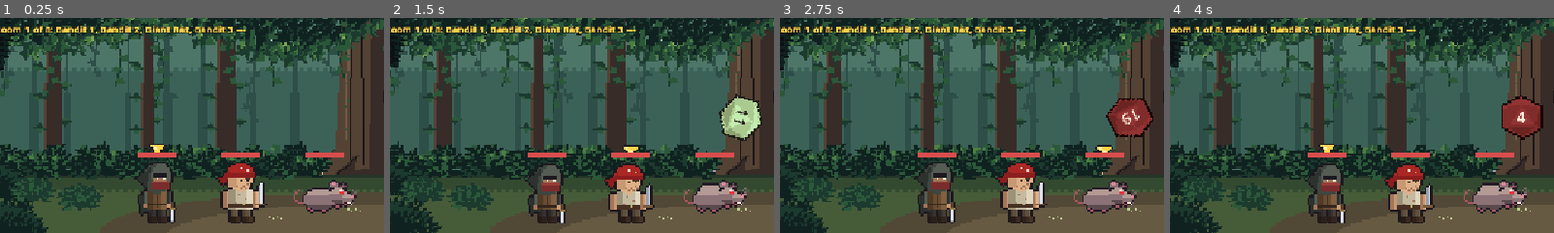
Above: before the commit, frames 1-4 (left to right).
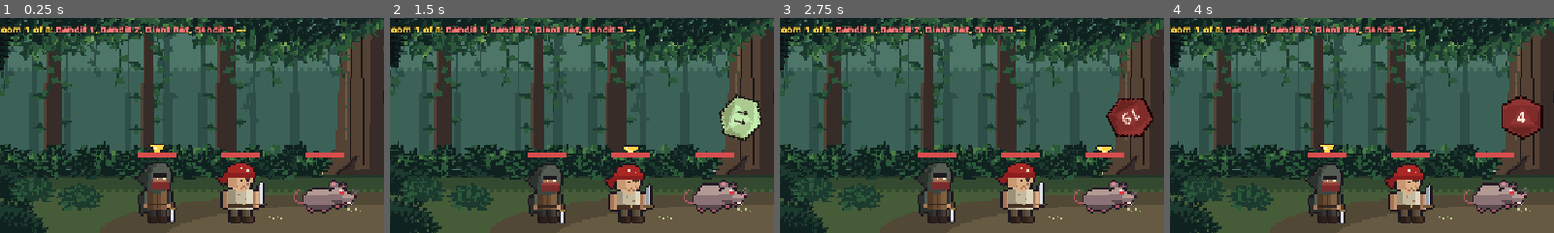
Above: after the commit, the same moments.

Repository: khasmn/project-k
Game: Godot game, scene res://scenes/combat/combat.tscn
The game is run twice, just before and just after one commit, with the same random seed, the same clock (stepped at 60 frames per second) and the same inputs. This scene is started directly instead of the project's main scene.
Inputs (mouse positions are % of the whole screen's width and height, from its top left):
- Up to frame 1 (0.25 s): no input
- Up to frame 2 (1.5 s): click (25, 52) at 0.52 s; click (36, 52) at 1.27 s
- Up to frame 3 (2.75 s): click (46, 52) at 2.02 s
- Up to frame 4 (4 s): click (57, 52) at 2.77 s; click "Bandit 1 5/5" at 3.5 s
The pictures show only the part of the screen within x 4-54%, y 11-61%; the shares and areas given below are measured in that part.

The runs differ from the first frame. In frame 1, 0.8% of the frame differs, in the area x 14-61%, y 3-7%; in frame 2, 0.8%; in frame 3, 0.8%; in frame 4, 0.8%.

Commit message:
Make the battle log easier to read
Co-Authored-By: Claude Opus 5.5 <noreply@anthropic.com>

Diff:
--- a/scripts/combat/combat_screen.gd
+++ b/scripts/combat/combat_screen.gd
@@ -28,6 +28,8 @@
 var hearts: HBoxContainer = HBoxContainer.new()  # lives left, next to Level in the HERO box
 var enemies: Array[Combatant] = []
 var target: Combatant  # the monster the hero attacks; click a card to change it
+var round_number: int = 0
+var hero_first: bool = true  # whoever moves first opens each round in the log
 var fight_over: bool = false  # true after a win or a flee, so Continue only works once
 var dice: DiceTray = DiceTray.new()
 var fx: FightFx = FightFx.new()
@@ -148,7 +150,8 @@
 		order += " Tie! %s first." % (
 			"%s (%s wins ties) goes" % [hero.display_name, hero.passive("wins_ties")] if hero.wins_ties else "The monsters go")
 	_log(order)
-	if hero_init > enemy_init or (hero_init == enemy_init and hero.wins_ties):
+	hero_first = hero_init > enemy_init or (hero_init == enemy_init and hero.wins_ties)
+	if hero_first:
 		_hero_turn()
 	else:
 		_enemy_turn()
@@ -179,6 +182,8 @@
 
 
 func _hero_turn() -> void:
+	if hero_first:
+		_new_round()
 	var turn_text: String = hero.start_turn()
 	if turn_text != "":
 		_log(turn_text)
@@ -467,6 +472,8 @@
 
 func _enemy_turn() -> void:
 	_set_buttons_enabled(false)
+	if not hero_first:
+		_new_round()
 	for foe in _alive():
 		%TurnLabel.text = "%s's turn..." % foe.display_name
 		# await pauses this function until the timer runs out, so the turns don't happen instantly.
@@ -774,27 +781,35 @@
 	%ItemButton.disabled = not enabled or Run.items.values().all(func(count: int) -> bool: return count == 0)
 
 
+func _new_round() -> void:
+	round_number += 1
+	_log("[color=%s]-- Round %d --[/color]" % [GRAY, round_number])
+
+
 func _log(text: String) -> void:
 	%Log.append_text(_highlight(text) + "\n")
 
 
-## Color names, passives, hits, misses and damage so a log line is easy to scan.
+## Color names (hero side green, monsters red, wherever they appear), passives, results and damage, and show the
+## dice math in {braces} in gray, so the result is what the eye finds first.
 func _highlight(text: String) -> String:
 	for passive in hero.passive_names.values():
 		text = text.replace(passive, "[color=%s]%s[/color]" % [PASSIVE_COLOR, passive])
-	var attackers: Array = [[hero, HERO_COLOR]]
+	var colors: Dictionary = {hero.display_name: HERO_COLOR}
 	for ally in allies:
-		attackers.append([ally, HERO_COLOR])
+		colors[ally.display_name] = HERO_COLOR
 	for foe in enemies:
-		attackers.append([foe, ENEMY_COLOR])
-	for fighter in attackers:
-		var name_text: String = fighter[0].display_name + " attacks"
-		if text.begins_with(name_text):
-			text = "[color=%s][b]%s[/b][/color]%s" % [fighter[1], name_text, text.substr(name_text.length())]
-	text = text.replace("CRITICAL HIT!", "[color=%s][b]CRITICAL HIT![/b][/color]" % GOLD)
-	text = text.replace(": hit!", ": [b]hit![/b]")
-	text = text.replace("automatic miss!", "[color=%s]automatic miss![/color]" % GRAY)
-	text = text.replace(": miss.", ": [color=%s]miss.[/color]" % GRAY)
-	text = text.replace("Damage:", "[color=%s]Damage:[/color]" % GRAY)
-	var damage: RegEx = RegEx.create_from_string("= (\\d+) damage")
-	return damage.sub(text, "= [b]$1 damage[/b]", true)
+		colors[foe.display_name] = ENEMY_COLOR
+	var names: Array = colors.keys()
+	names.sort_custom(func(a: String, b: String) -> bool: return a.length() > b.length())  # "Bandit Chief" before "Bandit"
+	var hits: Array[RegExMatch] = RegEx.create_from_string("\\b(%s)\\b" % "|".join(names)).search_all(text)
+	for i in range(hits.size() - 1, -1, -1):  # back to front, so the earlier positions stay right
+		var before: String = text.left(hits[i].get_start())
+		if before.count("{") > before.count("}"):
+			continue  # names inside the gray dice math stay gray
+		text = before + "[color=%s][b]%s[/b][/color]" % [colors[hits[i].get_string()], hits[i].get_string()] + text.substr(hits[i].get_end())
+	text = text.replace("{", "[color=%s](" % GRAY).replace("}", ")[/color]")
+	text = text.replace("CRITICAL HIT", "[color=%s][b]CRITICAL HIT[/b][/color]" % GOLD)
+	text = text.replace(" misses ", " [color=%s]misses[/color] " % GRAY)
+	var damage: RegEx = RegEx.create_from_string("(for|full|half,) (\\d+)( damage)?!")
+	return damage.sub(text, "$1 [b]$2$3[/b]!", true)
--- a/scripts/combat/combatant.gd
+++ b/scripts/combat/combatant.gd
@@ -185,12 +185,13 @@
 
 
 ## Attack roll (d20 + Attack) vs target's Armor; on a hit, roll damage (always at least 1).
-## Damage = weapon die + half Attack. A crit rolls the damage die twice. Returns two log lines, e.g.
-## "Warrior attacks Bandit: rolled 14, +5 Attack = 19 vs Armor 10: hit!"
-## "    Damage: sword (d8) rolled 7, +2 (half Attack) = 9 damage."
-## A skill can change the attack: "to_hit", "advantage", "extra_die" and an "effect" on a hit.
+## Damage = weapon die + half Attack. A crit rolls the damage die twice. The result comes first, the dice math
+## after it in {braces} (the battle log shows it in gray), e.g.
+## "Warrior hits Bandit for 9! {d20 14 +5 Attack = 19 vs Armor 10 | sword d8: 7 +2 half Attack}"
+## A skill can change the attack: "to_hit", "advantage", "extra_die" and an "effect" on a hit; its name leads the line.
 func strike(target: Combatant, move: Dictionary = {}) -> String:
-	var line: String = "%s attacks %s: " % [display_name, target.display_name]
+	var line: String = display_name + (" uses %s:" % move.name if move.has("name") else "")
+	var math: String = "d20 "
 	var mode: Dice.Mode = attack_mode(target, advantage or charmed or move.get("advantage", false))
 	charmed = false
 	var inspired: int = 0  # a companion's Howl: +power to hit and damage for a few attacks
@@ -203,20 +204,21 @@
 	var result: Dictionary = Dice.check(to_hit, target.armor(), mode, crit_min)
 	if result.fumble and lucky and not lucky_used:
 		lucky_used = true
-		line += "rolled %s, a natural 1! %s rerolls: " % [rolled_text(result.rolls, mode, target.display_name), passive("lucky")]
+		math += "%s, natural 1, %s rerolls: " % [rolled_text(result.rolls, mode, target.display_name), passive("lucky")]
 		result = Dice.check(to_hit, target.armor(), mode, crit_min)
-	var rolled: String = rolled_text(result.rolls, mode, target.display_name)
+	math += rolled_text(result.rolls, mode, target.display_name)
 	if result.fumble:
-		return line + "rolled %s, a natural 1: automatic miss!" % rolled
+		return "%s misses %s: natural 1! {%s}" % [line, target.display_name, math]
 	if result.crit:
-		line += "rolled %s, a natural %d: CRITICAL HIT!" % [rolled, result.natural]
+		math += " natural %d" % result.natural
 		if result.natural < 20:
-			line += " (%s: crits on %d or more)" % [passive("crit_min"), crit_min]
+			math += ", %s crits on %d or more" % [passive("crit_min"), crit_min]
 	else:
-		line += "rolled %s, %+d %s = %d vs Armor %d: %s" % [rolled, to_hit, attack_name + (" + Inspired" if inspired else ""),
-			result.total, target.armor(), "hit!" if result.success else "miss."]
+		if to_hit != 0:
+			math += " %+d %s = %d" % [to_hit, attack_name + (" + Inspired" if inspired else ""), result.total]
+		math += " vs Armor %d" % target.armor()
 		if not result.success:
-			return line
+			return "%s misses %s. {%s}" % [line, target.display_name, math]
 
 	var rolls: Array[int] = [Dice.roll(damage_die)]
 	if result.crit:
@@ -226,21 +228,21 @@
 	var dice_total: int = 0
 	for roll in rolls:
 		dice_total += roll
-	var damage_text: String = "%s (d%d) rolled %s" % [weapon, damage_die,
-		"twice: %d + %d" % [rolls[0], rolls[1]] if result.crit else str(rolls[0])]
+	math += " | %s d%d: %s" % [weapon, damage_die, "twice %d + %d" % [rolls[0], rolls[1]] if result.crit else str(rolls[0])]
 	if move.has("extra_die"):
-		damage_text += ", +d%d rolled %d" % [move.extra_die, rolls[-1]]
+		math += ", +d%d %d" % [move.extra_die, rolls[-1]]
 	var bonus: int = damage_from_attack() + damage_bonus + inspired
-	damage_text += ", %+d (half %s)" % [damage_from_attack(), attack_name]
+	if damage_from_attack() != 0:
+		math += " %+d half %s" % [damage_from_attack(), attack_name]
 	if inspired:
-		damage_text += ", %+d Inspired" % inspired
+		math += " %+d Inspired" % inspired
 	if damage_bonus != 0:
-		damage_text += ", %+d %s" % [damage_bonus, passive("damage_bonus")]
+		math += " %+d %s" % [damage_bonus, passive("damage_bonus")]
 	var damage: int = maxi(dice_total + bonus, 1)
-	damage_text += " = %d damage" % damage
 	if dice_total + bonus < 1:
-		damage_text += " (minimum 1)"
-	line += "\n    Damage: " + damage_text + "." + target.take_damage(damage)
+		math += ", minimum 1"
+	line += " %s %s for %d!" % ["lands a CRITICAL HIT on" if result.crit else "hits", target.display_name, damage]
+	line += target.take_damage(damage) + " {%s}" % math
 	if move.has("steal"):  # a Raven's Snatch: d3 gold times its power
 		var gold: int = Dice.roll(int(move.steal)) * power
 		Run.gold += gold
@@ -261,11 +263,10 @@
 	if effect.has("save"):
 		var stat: int = target.get(effect.save)
 		var result: Dictionary = Dice.check(stat, save_dc())
-		var line: String = "%s save: rolled %d, %+d %s = %d vs %d: " % [effect.save.capitalize(), result.natural, stat,
-			effect.save.capitalize(), result.total, save_dc()]
+		var math: String = " {%s save %d %+d = %d vs %d}" % [effect.save.capitalize(), result.natural, stat, result.total, save_dc()]
 		if result.success:
-			return line + "resists!"
-		return line + _set_status(target, effect, name)
+			return "%s resists the %s.%s" % [target.display_name, name, math]
+		return _set_status(target, effect, name) + math
 	return _set_status(target, effect, name)
 
 
@@ -274,7 +275,7 @@
 		target.statuses.stun = true
 		return "%s is stunned and loses its next turn!" % target.display_name
 	target.statuses[effect.status] = {"power": int(effect.power), "turns": int(effect.turns)}
-	return "%s: %d damage a turn for %d turns!" % [name, effect.power, effect.turns]
+	return "%s gets %s: %d damage a turn for %d turns!" % [target.display_name, name, effect.power, effect.turns]
 
 
 static func cooldown(skill: Dictionary) -> int:
@@ -290,7 +291,8 @@
 func use_skill(skill: Dictionary, foes: Array[Combatant], allies: Array[Combatant]) -> String:
 	energy -= int(skill.get("cost", 0))
 	ready_on[skill.name] = turn + cooldown(skill) + 1
-	var lines: PackedStringArray = ["%s uses %s!" % [display_name, skill.name]]
+	var attacks: bool = not (skill.has("shield") or skill.has("heal") or skill.has("charm") or skill.has("buff") or skill.has("save"))
+	var lines: PackedStringArray = [] if attacks else ["%s uses %s!" % [display_name, skill.name]]  # an attack names it in its line
 	if skill.has("shield"):
 		var shielded: Array = allies if skill.get("shield_all", false) else [self]
 		for ally: Combatant in shielded:
@@ -323,11 +325,12 @@
 	var die: int = int(skill.get("damage_die", damage_die))
 	var full: int = Dice.roll(die) + damage_from_attack()
 	var damage: int = maxi(full / 2 if result.success else full, 1)
-	var line: String = "%s: %s save rolled %d, %+d = %d vs %d: %s %d damage." % [foe.display_name,
-		skill.save.capitalize(), result.natural, stat, result.total, save_dc(),
-		"pass, half:" if result.success else "fail!", damage] + foe.take_damage(damage)
+	var line: String = "    %s %s the %s save: %s %d damage!" % [foe.display_name, "passes" if result.success else "fails",
+		skill.save.capitalize(), "half," if result.success else "full", damage] + foe.take_damage(damage)
 	if not result.success and foe.is_alive() and skill.has("effect"):
 		line += " " + _set_status(foe, skill.effect, skill.effect.status.capitalize())
+	line += " {%s save %d %+d = %d vs %d | d%d: %d%s}" % [skill.save.capitalize(), result.natural, stat, result.total, save_dc(),
+		die, full - damage_from_attack(), " %+d half %s" % [damage_from_attack(), attack_name] if damage_from_attack() else ""]
 	return line
 
 
--- a/tests/test_run.gd
+++ b/tests/test_run.gd
@@ -25,7 +25,8 @@
 	Dice.forced_rolls = [1, 12, 3]
 	_check("Lucky rerolls" in lucky.strike(Combatant.new(DUMMY)), "Lucky didn't reroll")
 	Dice.forced_rolls = [1]
-	_check("automatic miss" in lucky.strike(Combatant.new(DUMMY)), "Lucky rerolled twice in one fight")
+	var second: String = lucky.strike(Combatant.new(DUMMY))
+	_check("natural 1!" in second and not "rerolls" in second, "Lucky rerolled twice in one fight")
 	lucky.start_fight()
 	Dice.forced_rolls = [1, 12, 3]
 	_check("Lucky rerolls" in lucky.strike(Combatant.new(DUMMY)), "Lucky didn't reset for a new fight")
--- a/tests/test_skills.gd
+++ b/tests/test_skills.gd
@@ -68,7 +68,7 @@
 	foe = _dummy()
 	Dice.forced_rolls = [9, 1, 8]  # first hits (9 + 1 = 10), second misses (8 + 1 = 9)
 	var flurry: String = brawler.use_skill(brawler.skills[0], [foe], [brawler])
-	_check(flurry.count("attacks Dummy") == 2 and foe.hp == 48, "Flurry wrong: %d HP" % foe.hp)
+	_check(flurry.count("Flurry:") == 2 and foe.hp == 48, "Flurry wrong: %d HP" % foe.hp)
 
 	# Monster skills: Cleave adds a d4; Rally shields every ally.
 	var orc: Combatant = _fighter("cleave", 0)
Not shown, changed: docs/memory/decisions.md
Not shown, changed: docs/memory/progress.md
